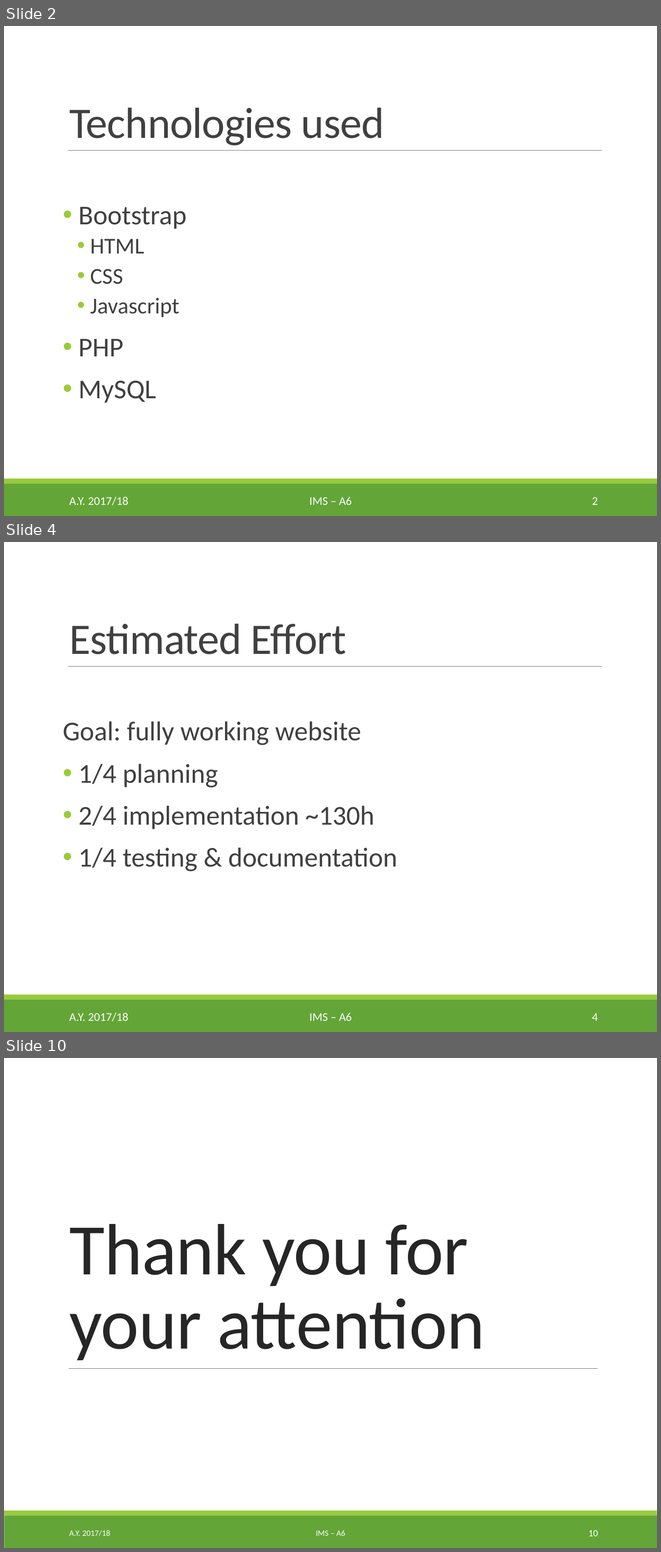
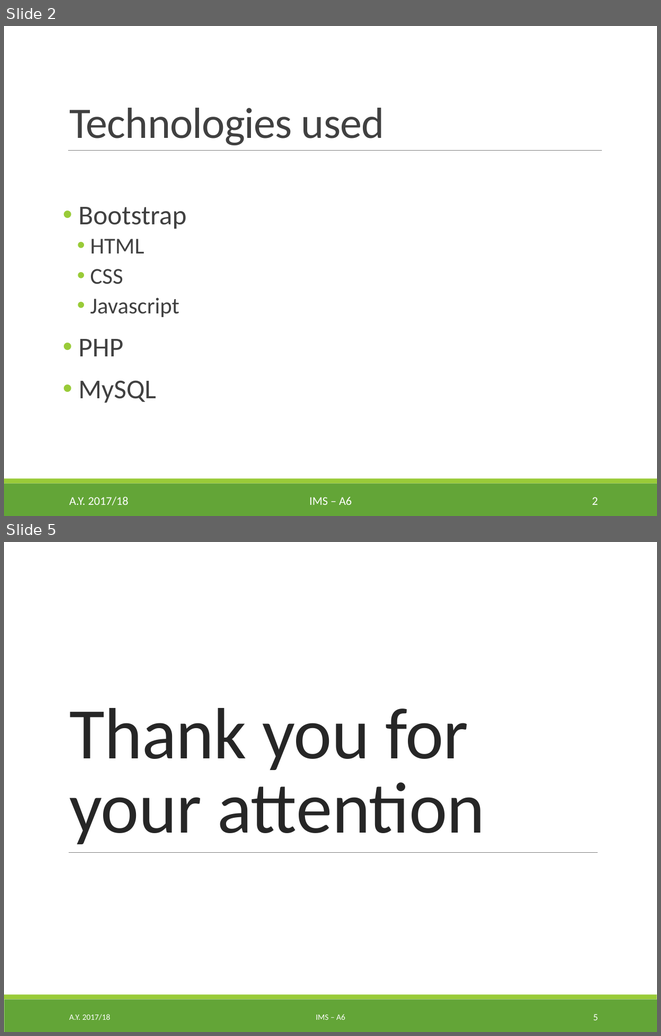
Before and after one commit to egcmi/IMS_project, a slide deck: Presentations/3. Final presentation/IMS_A_6_Final_Presentation.pptx. Shown one above the other, each under a label of ours: slides 2, 4 and 10 before the commit, slides 2 and 5 after it; the slides between them are not shown. The pictures are 661x1552 and 661x1036 pixels, drawn with LibreOffice and Linux fonts; fonts in the diff are those of the drawing. Boxes give left, top, right and bottom in pixels: in the first picture for what was removed or moved away, otherwise in the second. Text is boxed around its words. In the diff, an @@ line names an element or a change of style, - is before the commit and + after.

```diff
--- a/Presentations/3. Final presentation/IMS_A_6_Final_Presentation.pptx
+++ b/Presentations/3. Final presentation/IMS_A_6_Final_Presentation.pptx
@@ slide 4 removed at (x1=4, y1=542, x2=657, y2=1032), background #FFFFFF; not listed: 3 template elements that a slide beside it also shows @@
@@ title removed at (x1=69, y1=624, x2=346, y2=654) @@
-Estimated Effort
@@ text removed at (x1=63, y1=721, x2=397, y2=871) @@
-Goal: fully working website
-• 1/4 planning
-• 2/4 implementation ~130h
-• 1/4 testing & documentation
@@ text removed at (x1=69, y1=1012, x2=129, y2=1021) @@
-A.Y. 2017/18
@@ text removed at (x1=309, y1=1013, x2=352, y2=1021) @@
-IMS – A6
@@ page number removed at (x1=592, y1=1013, x2=598, y2=1021) @@
-4
@@ what was slide 10 is now slide 5 @@
@@ page number at (x1=593, y1=1014, x2=598, y2=1020): text changed @@
-10
+5
```
Also in this commit, not shown: 3 slides changed, 4 other slides removed.
